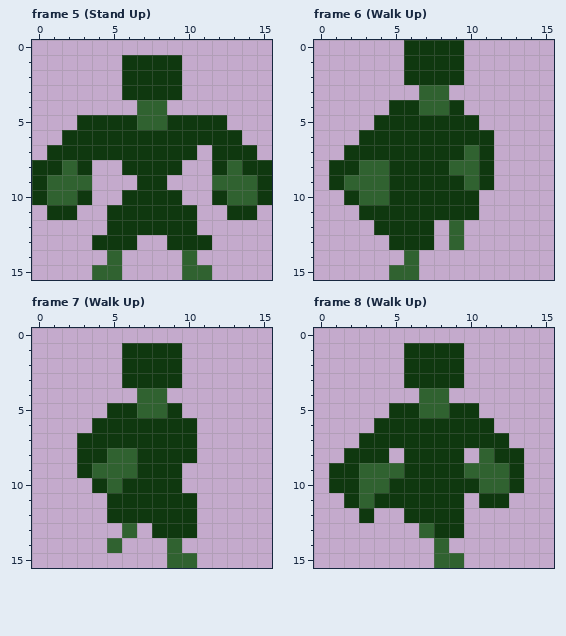
A pixel-art file gets an edit: assets/mc.ase. Above is the file before it was changed.
16x16 pixels, 15 frames. Shown: frame 5 (Stand Up), frame 6 (Walk Up), frame 7 (Walk Up), frame 8 (Walk Up).
After the commit:
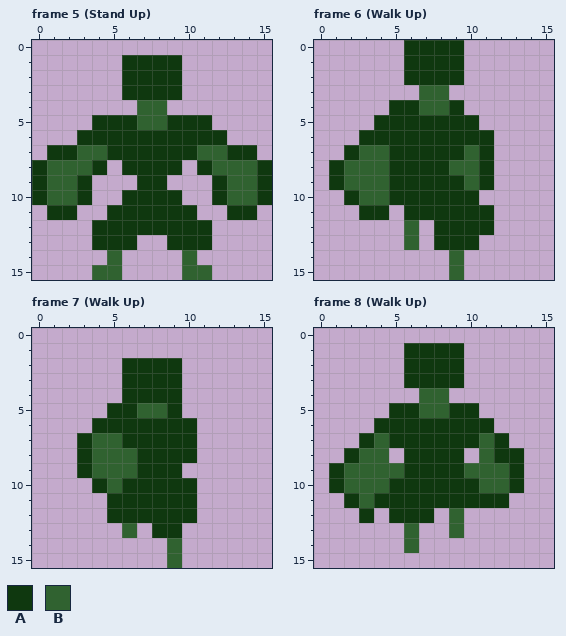
Palette (. is transparent): A #0f380f  B #306230
Commit message: More sprite changes, better transitions
Edits made:
Frame 5 (Stand Up):
y 5: x 3 A -> .; x 12 A -> .
y 6: x 2 A -> .; x 13 A -> .
y 7: x 3..4 AA -> BB; x 11..12 .A -> BB
y 8: x 1 A -> B; x 3..4 A. -> BA; x 11..12 .A -> AB; x 14 A -> B
y 9: x 3 B -> A; x 12 B -> A
y 12: x 4 . -> A; x 11 . -> A
Frame 6 (Walk Up):
y 7: x 3..4 AA -> BB
y 8: x 2 A -> B
y 11: x 5 A -> .; x 11 . -> A
y 12: x 4..11 AAAA.B.. -> ..B.AAAA
y 13: x 5..10 AAA.B. -> .B.AAA
y 14: x 6 B -> .; x 9 . -> B
y 15: x 5..6 BB -> ..; x 9 . -> B
Frame 7 (Walk Up):
y 1: x 6..9 AAAA -> ....
y 4: x 6..9 .BB. -> AAAA
y 7: x 4..5 AA -> BB
y 8: x 4 A -> B
y 10: x 10 . -> A
y 13: x 10 A -> .
y 14: x 5 B -> .
y 15: x 10 B -> .
Frame 8 (Walk Up):
y 7: x 4 A -> B; x 11 A -> B
y 8: x 3..4 AA -> BB
y 9..10: x 2 A -> B
y 11: x 10 . -> A
y 12: x 5 . -> A; x 8..9 AA -> .B
y 13: x 6..9 .BAA -> B..B
y 14: x 6 . -> B; x 8 B -> .
y 15: x 8..9 BB -> ..
Boxes around the changes in both pictures, in picture pixels (x1, y1, x2, y2):
changed: (47, 115, 107, 235)
changed: (197, 115, 257, 235)
changed: (344, 145, 494, 280)
changed: (92, 343, 182, 463)
changed: (182, 478, 197, 568)
erased: (107, 538, 122, 553)
changed: (344, 433, 494, 568)
